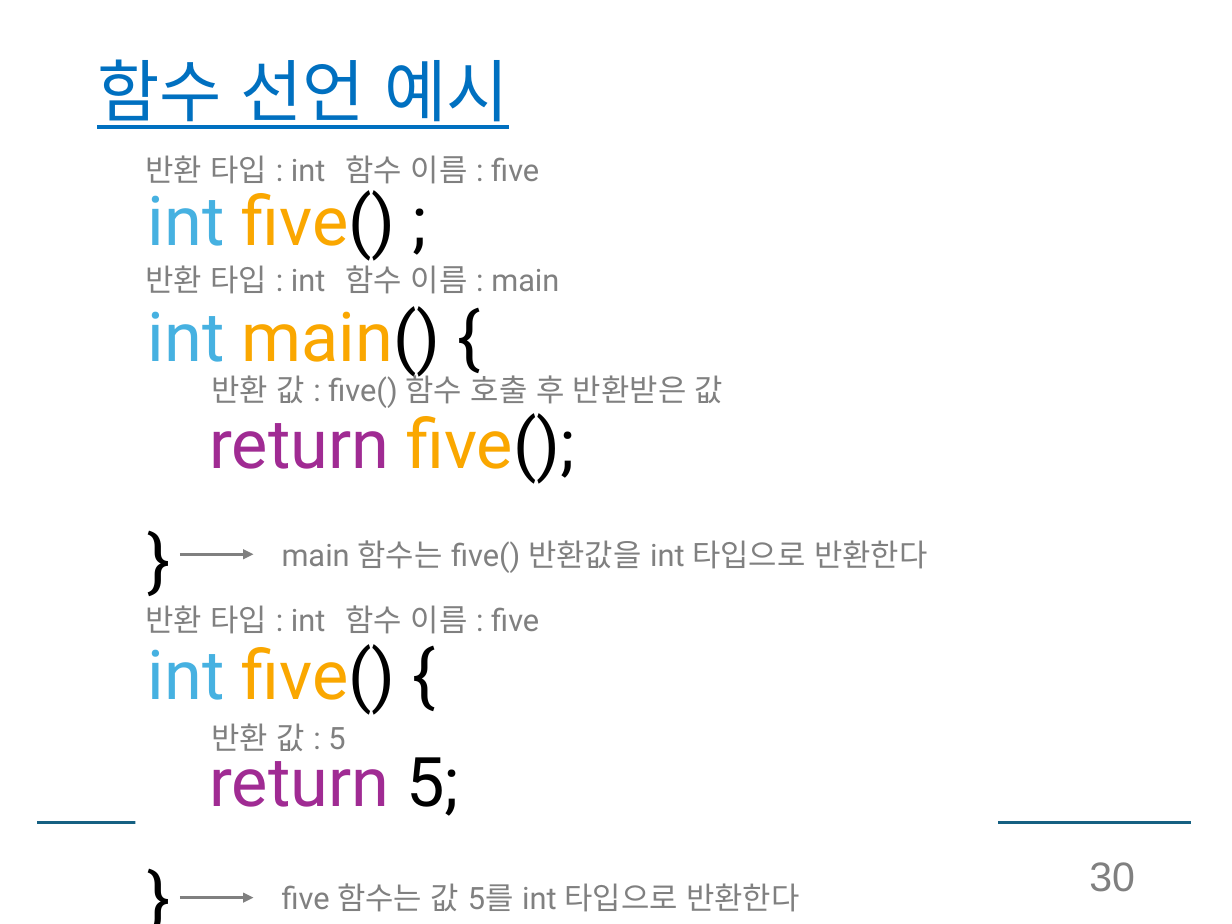
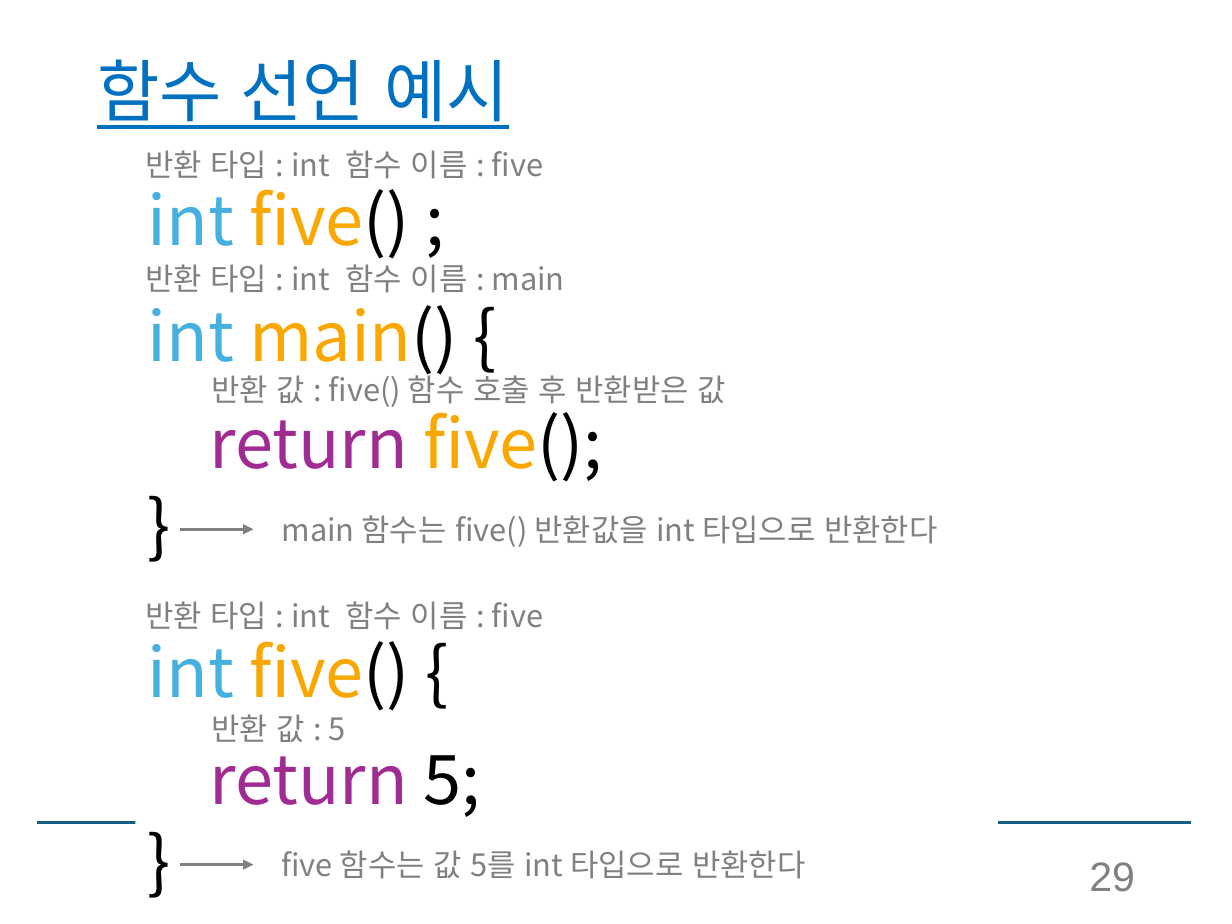
Before and after one commit to chaebkimm/C_ppt, a slide deck: slide 29 of C소개_실습제외.pptx (slide 30 before the commit). Drawn at 1232x924 pixels with LibreOffice and Linux fonts; fonts in the diff are those of the drawing. Boxes give left, top, right and bottom in pixels: in the first picture for what was removed or moved away, otherwise in the second. Text is boxed around its words. In the diff, an @@ line names an element or a change of style, - is before the commit and + after.

```diff
--- a/C소개_실습제외.pptx
+++ b/C소개_실습제외.pptx
@@ text "int five() ;" at bbox=[148, 175, 602, 817]: font Roboto to Noto Sans CJK KR; line spacing 1.2 to 1; more space between paragraphs @@
@@ text "main 함수는 five() 반환값을 int ...": place and size @@
-text "main 함수는 five() 반환값을 int ..." at bbox=[282, 540, 927, 573]
+text "main 함수는 five() 반환값을 int ..." at bbox=[282, 515, 937, 547]
@@ arrow moved from (180, 554) - (254, 554) to (180, 530) - (254, 530) @@
@@ text "반환 값 : 5": place and size @@
-text "반환 값 : 5" at bbox=[211, 723, 345, 751]
+text "반환 값 : 5" at bbox=[211, 714, 346, 742]
@@ arrow moved from (180, 898) - (254, 898) to (180, 865) - (254, 865) @@
@@ font Roboto to Noto Sans CJK KR in 10 elements at bbox=[145, 264, 330, 293], bbox=[145, 601, 330, 630], bbox=[211, 370, 725, 407], bbox=[145, 150, 330, 179], bbox=[346, 264, 565, 293], bbox=[346, 601, 543, 630], bbox=[346, 150, 543, 179], bbox=[211, 714, 346, 742], bbox=[282, 515, 937, 547], bbox=[282, 850, 805, 879] @@
@@ text "five 함수는 값 5를 int ...": place and size @@
-text "five 함수는 값 5를 int ..." at bbox=[282, 883, 799, 912]
+text "five 함수는 값 5를 int ..." at bbox=[282, 850, 805, 879]
@@ page number at bbox=[1089, 862, 1135, 892]: text changed @@
-30
+29
```
Also in this commit, not shown: 104 other slides changed, 1 slide removed.
